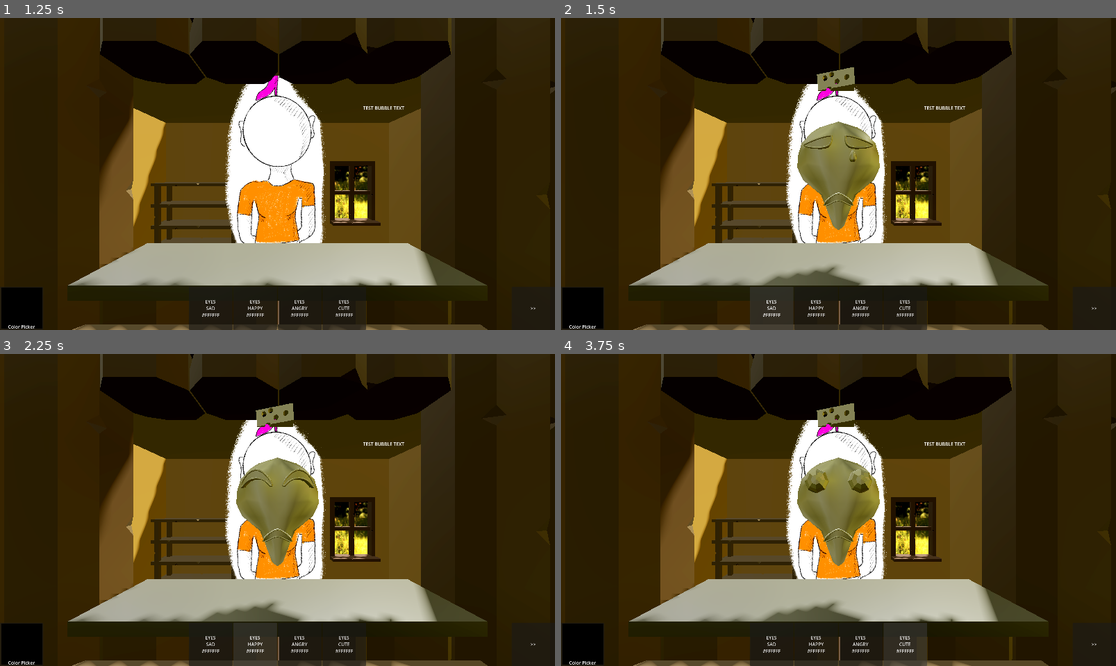
Above: before the commit, frames 1-4 (two rows, left to right).
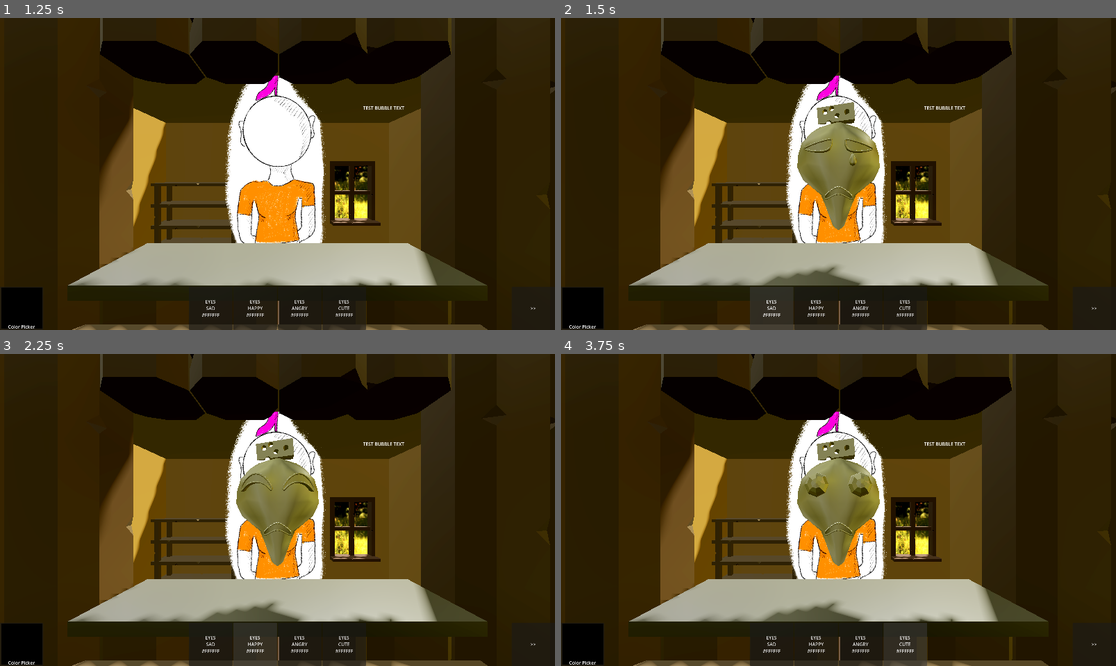
Above: after the commit, the same moments.

Repository: Xzaver/Bausparvertrag-GGJam-2026
Game: Godot game, scene res://game/game.tscn
Two runs of this game, one before a commit and one after it. Both use one fixed random seed, a clock stepped at 60 frames per second and the inputs below.
Inputs:
- Up to frame 1 (1.25 s): no input
- Up to frame 2 (1.5 s): click "EYES SAD #FFFFFF" at 1.25 s
- Up to frame 3 (2.25 s): click "EYES HAPPY #FFFFFF" at 2 s
- Up to frame 4 (3.75 s): click "EYES ANGRY #FFFFFF" at 2.75 s; click "EYES CUTE #FFFFFF" at 3.5 s

Frame 1 is identical in both runs. In frame 2, 1.1% of the frame differs, in the area x 43-57%, y 15-61%; in frame 3, 1.2%; in frame 4, 1.2%.
Error in both runs: Invalid call. Nonexistent function 'displayChallengeDialogue' in base 'Nil'. (res://game/core/GameLoop.gd:81)

Commit message:
change mask pos

Diff:
--- a/assets/maskComponents/new/top/TOP_CUTE.tscn
+++ b/assets/maskComponents/new/top/TOP_CUTE.tscn
@@ -11,5 +11,6 @@
 metadata/_custom_type_script = "uid://cshjpferrlj2n"
 
 [node name="Cat_ears2" parent="MaskComponent" unique_id=1833798199 instance=ExtResource("2_h7yns")]
+transform = Transform3D(1, 0, 0, 0, 1, 0, 0, 0, 1, 0, 0, 0.011210829)
 
 [editable path="MaskComponent/Cat_ears2"]
--- a/assets/maskComponents/new/top/TOP_SAD.tscn
+++ b/assets/maskComponents/new/top/TOP_SAD.tscn
@@ -11,5 +11,6 @@
 metadata/_custom_type_script = "uid://cshjpferrlj2n"
 
 [node name="Cheese" parent="MaskComponent" unique_id=1731720273 instance=ExtResource("2_8u5mc")]
+transform = Transform3D(1, 0, 0, 0, 1, 0, 0, 0, 1, 0, 0, 0.095315486)
 
 [editable path="MaskComponent/Cheese"]
--- a/game/game.tscn
+++ b/game/game.tscn
@@ -161,7 +161,7 @@
 [node name="MaskConstruct" type="Node" parent="Workbench" unique_id=880345676]
 
 [node name="EyesOrig" type="Node3D" parent="Workbench/MaskConstruct" unique_id=188212834]
-transform = Transform3D(1, 0, 0, 0, 1, 0, 0, 0, 1, 0, 1.918454, 1.3486253)
+transform = Transform3D(1, 0, 0, 0, 1, 0, 0, 0, 1, 0, 1.898228, 1.3486253)
 visible = false
 
 [node name="MeshInstance3D4" type="MeshInstance3D" parent="Workbench/MaskConstruct/EyesOrig" unique_id=1132119206]
@@ -177,7 +177,7 @@
 visible = false
 
 [node name="MouthOrig" type="Node3D" parent="Workbench/MaskConstruct" unique_id=800610969]
-transform = Transform3D(-4.371139e-08, 0, 1, 0, 1, 0, -1, 0, -4.371139e-08, 0, 1.8227699, 1.3368027)
+transform = Transform3D(-4.371139e-08, 0, 1, 0, 1, 0, -1, 0, -4.371139e-08, 0, 1.8603032, 1.3368027)
 visible = false
 
 [node name="MeshInstance3D3" type="MeshInstance3D" parent="Workbench/MaskConstruct/MouthOrig" unique_id=1169488896]
@@ -189,7 +189,7 @@
 transform = Transform3D(-8.742278e-08, -1, -3.5527137e-15, -3.5527137e-15, 3.5527137e-15, -1, 1, -8.742278e-08, -1.5529405e-22, -0.021644235, 0, -9.460983e-10)
 
 [node name="TopOrig" type="Node3D" parent="Workbench/MaskConstruct" unique_id=1123904473]
-transform = Transform3D(1, 0, 0, 0, 1, 0, 0, 0, 1, 0, 2.0726655, 1.3286641)
+transform = Transform3D(1, 0, 0, 0, 1, 0, 0, 0, 1, 0, 1.9646866, 1.3286641)
 visible = false
 
 [node name="MeshInstance3D2" type="MeshInstance3D" parent="Workbench/MaskConstruct/TopOrig" unique_id=1294761666]
Not shown: 1 places in game/game.tscn that only renumber resources
